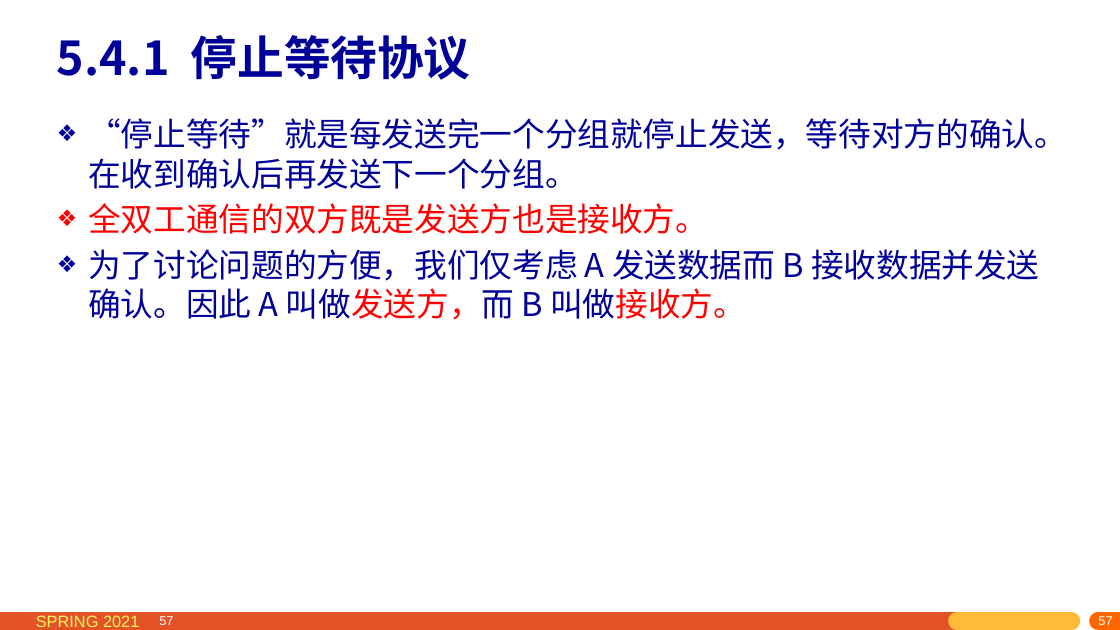
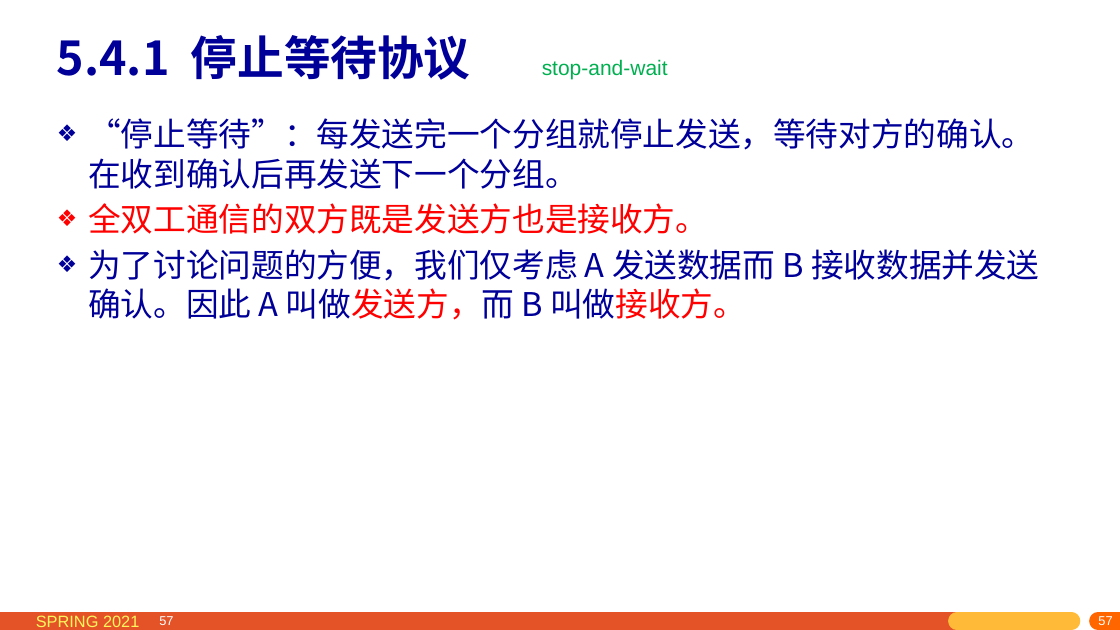
Before and after one commit to network-whu/2021, a slide deck: slide 57 of slides/instruction/05.pptx. Drawn at 1120x630 pixels with LibreOffice and Linux fonts; fonts in the diff are those of the drawing. Boxes give left, top, right and bottom in pixels: in the first picture for what was removed or moved away, otherwise in the second. Text is boxed around its words. In the diff, an @@ line names an element or a change of style, - is before the commit and + after.

```diff
--- a/slides/instruction/05.pptx
+++ b/slides/instruction/05.pptx
@@ text added at (x1=542, y1=59, x2=668, y2=80), 18 pt, text #00B050 @@
+stop-and-wait
@@ text at (x1=88, y1=118, x2=1034, y2=189): text changed @@
-❖ “停止等待”就是每发送完一个分组就停止发送，等待对方的确认。在收到确认后再发送下一个分组。
+❖ “停止等待”：每发送完一个分组就停止发送，等待对方的确认。在收到确认后再发送下一个分组。
```
Also in this commit, not shown: 85 other slides changed, 10 slides added, 1 slide removed, 3 other files.
